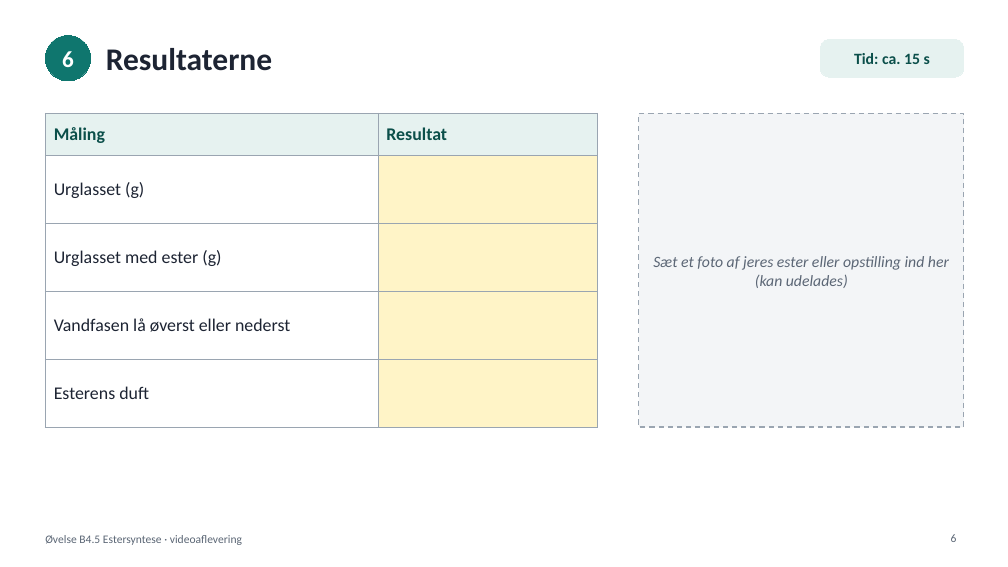
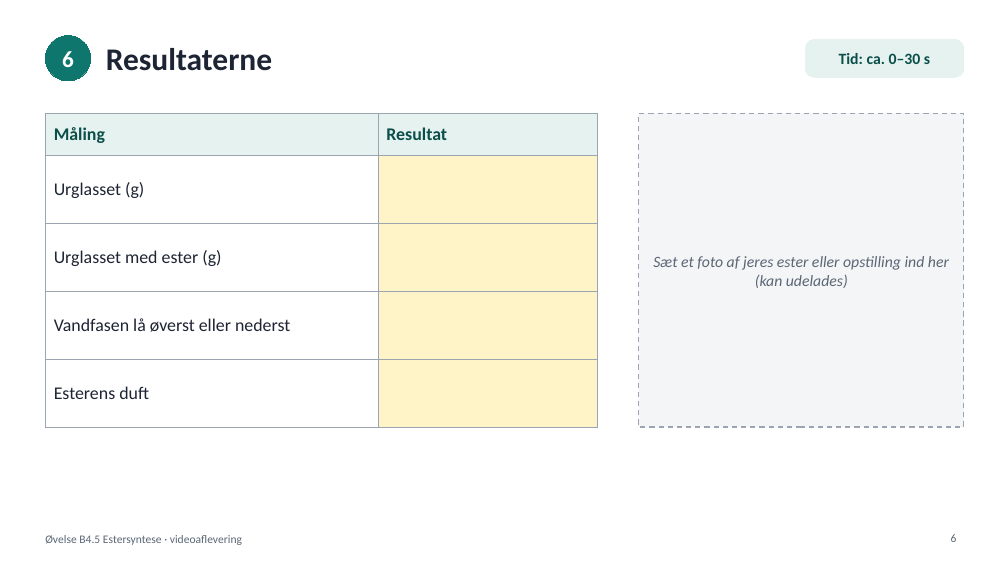
Before and after one commit to Napoleon53/NK_Kemibogen, a slide deck: slide 6 of b/oevelser/filer/b4-5-estersyntese-video.pptx. Drawn at 1008x567 pixels with LibreOffice and Linux fonts; fonts in the diff are those of the drawing. Boxes give left, top, right and bottom in pixels: in the first picture for what was removed or moved away, otherwise in the second. Text is boxed around its words. In the diff, an @@ line names an element or a change of style, - is before the commit and + after.

```diff
--- a/b/oevelser/filer/b4-5-estersyntese-video.pptx
+++ b/b/oevelser/filer/b4-5-estersyntese-video.pptx
@@ rounded rectangle "Tid: ca. 0–30 s": place and size @@
-rounded rectangle "Tid: ca. 0–30 s" at <box>820,39,964,77</box>
+rounded rectangle "Tid: ca. 0–30 s" at <box>805,39,964,77</box>
@@ text in rounded rectangle at <box>839,53,930,64</box>: text changed @@
-Tid: ca. 15 s
+Tid: ca. 0–30 s
```
Also in this commit, not shown: 8 other slides changed, 5 other files.
